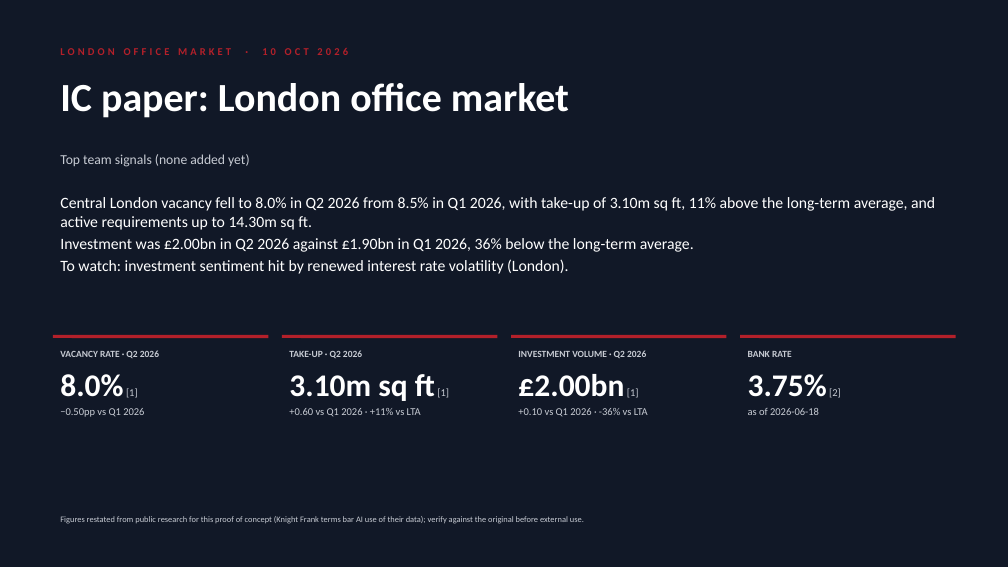
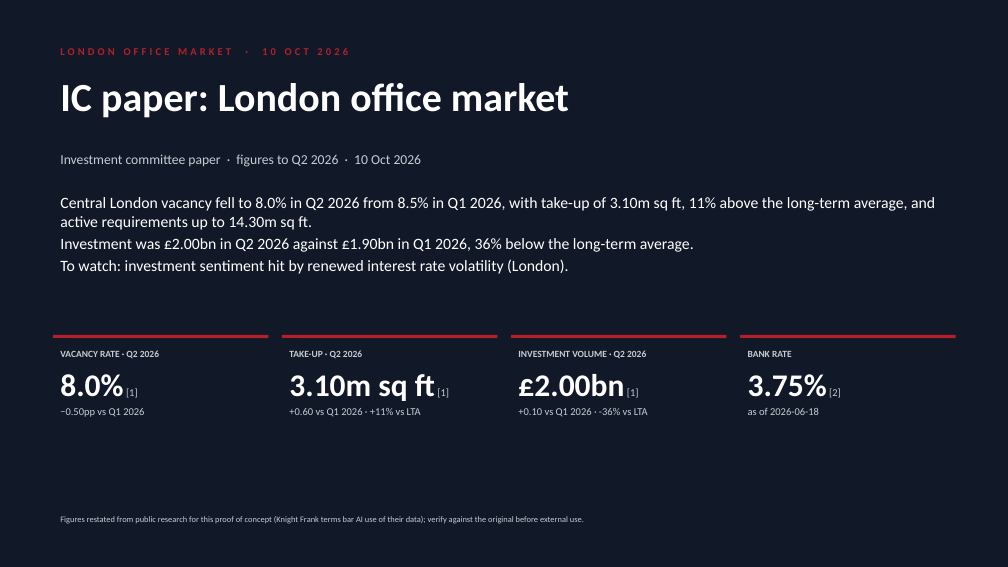
Before and after one commit to Kenneth0416/nanfengtest, a slide deck: slide 1 of docs/samples/team-brief-ic-sample.pptx. Drawn at 1008x567 pixels with LibreOffice and Linux fonts; fonts in the diff are those of the drawing. Boxes give left, top, right and bottom in pixels: in the first picture for what was removed or moved away, otherwise in the second. Text is boxed around its words. In the diff, an @@ line names an element or a change of style, - is before the commit and + after.

```diff
--- a/docs/samples/team-brief-ic-sample.pptx
+++ b/docs/samples/team-brief-ic-sample.pptx
@@ text at box(60, 154, 422, 167): text changed @@
-Top team signals (none added yet)
+Investment committee paper · figures to Q2 2026 · 10 Oct 2026
```
Also in this commit, not shown: 3 other slides changed, 45 other files.
